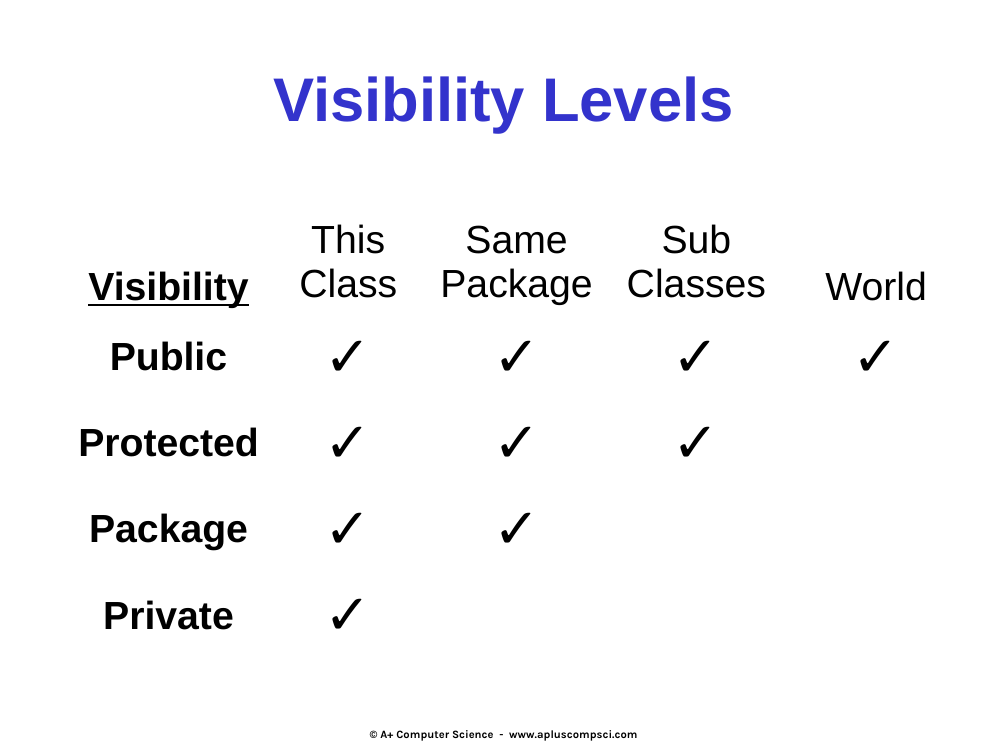
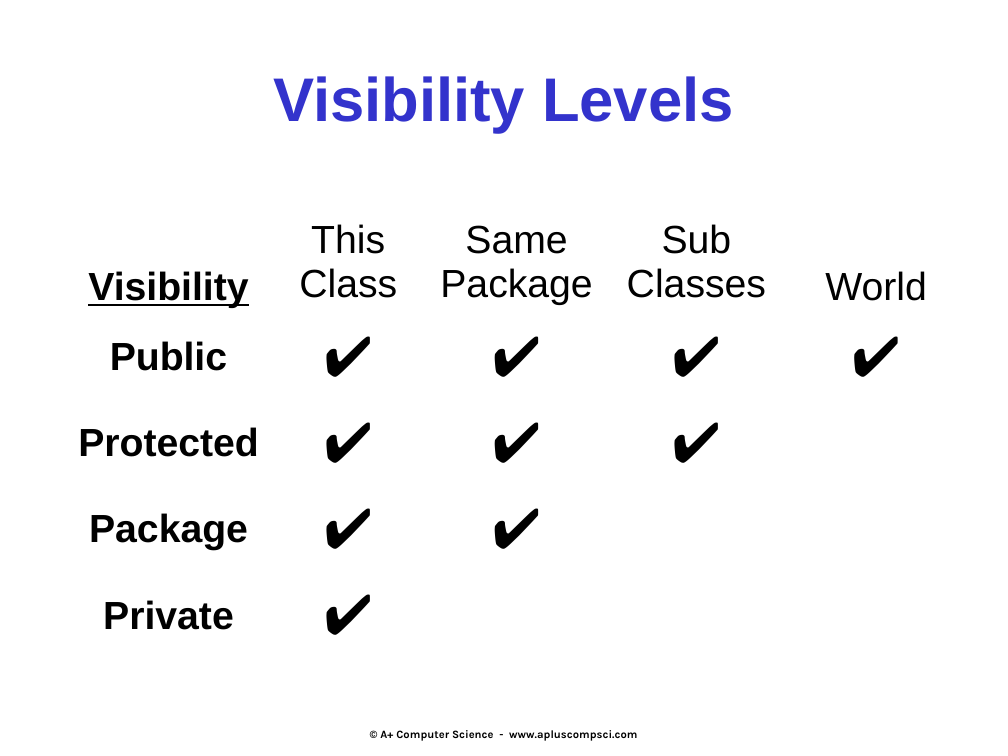
Before and after one commit to Cy-FairCS/cs3, a slide deck: slide 19 of u04b_interfaces/notes/_a_interfaces notes.pptx (slide 23 before the commit). Drawn at 1008x756 pixels with LibreOffice and Linux fonts; fonts in the diff are those of the drawing. Boxes give left, top, right and bottom in pixels: in the first picture for what was removed or moved away, otherwise in the second. Text is boxed around its words. In the diff, an @@ line names an element or a change of style, - is before the commit and + after.

```diff
--- a/u04b_interfaces/notes/_a_interfaces notes.pptx
+++ b/u04b_interfaces/notes/_a_interfaces notes.pptx
@@ table at (68, 210, 966, 676) @@
-row 2: Public | ✓ | ✓ | ✓ | ✓
+row 2: Public | ✔ | ✔ | ✔ | ✔
-row 3: Protected | ✓ | ✓ | ✓ | 
+row 3: Protected | ✔ | ✔ | ✔ | 
-row 4, column 2: ✓
+row 4, column 2: ✔
-row 4, column 3: ✓
+row 4, column 3: ✔
-row 5, column 2: ✓
+row 5, column 2: ✔
@@ less space between paragraphs @@
```
Also in this commit, not shown: 53 other slides changed, 7 slides removed, 1 other file.
